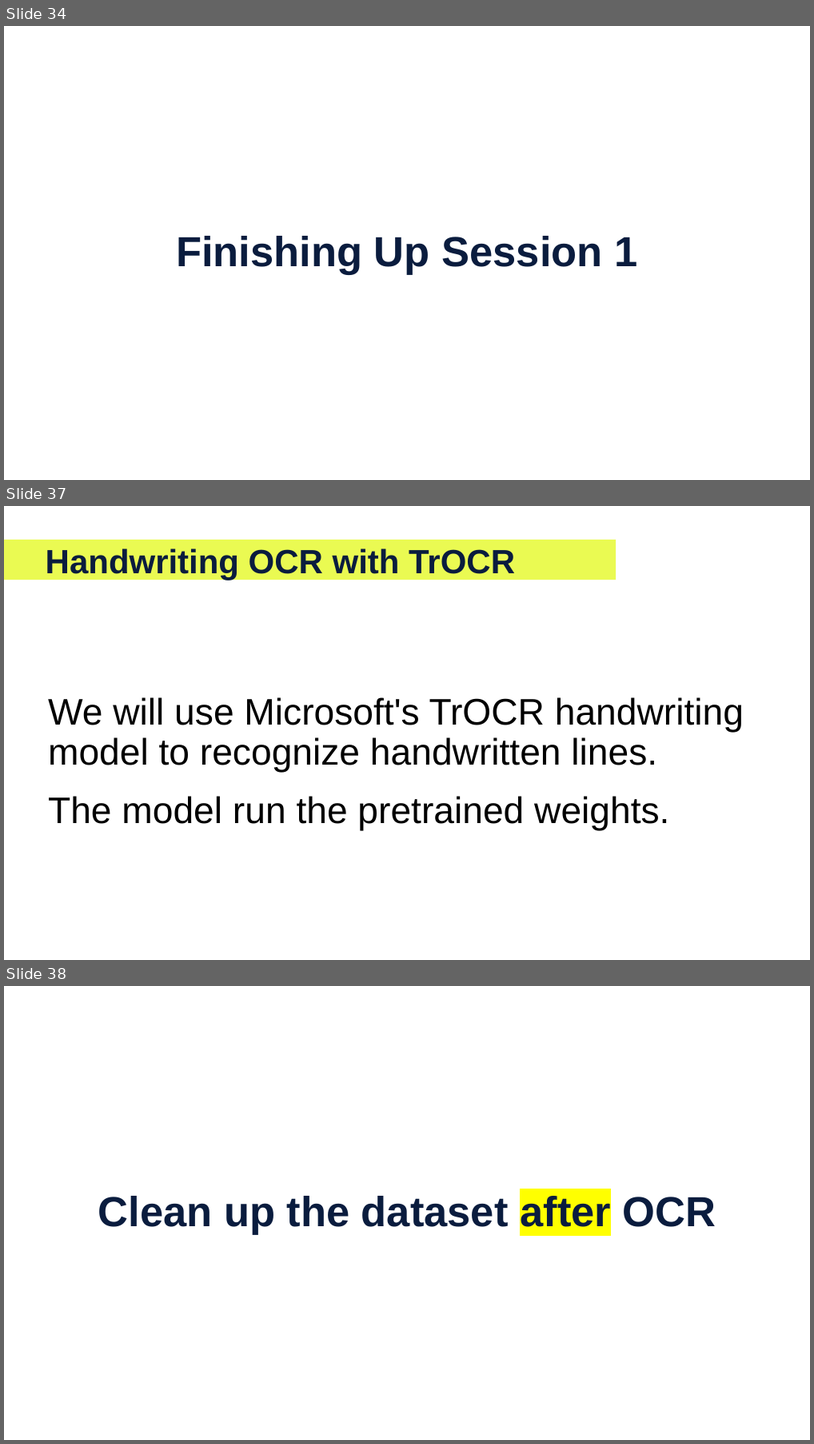
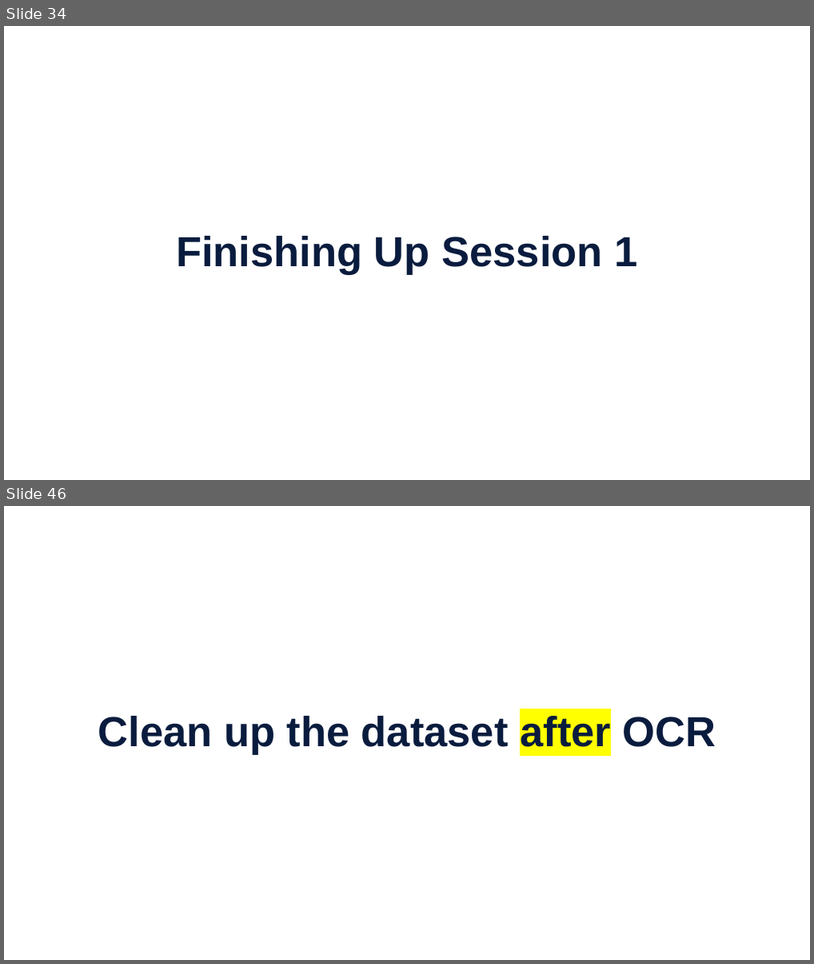
Before and after one commit to EFI-training/OCR-From-Images-To-Text, a slide deck: OCR-2026.pptx. Shown one above the other, each under a label of ours: slides 34, 37 and 38 before the commit, slides 34 and 46 after it; the slides between them are not shown. The pictures are 814x1444 and 814x964 pixels, drawn with LibreOffice and Linux fonts; fonts in the diff are those of the drawing; background and template pictures are left out. Boxes give left, top, right and bottom in pixels: in the first picture for what was removed or moved away, otherwise in the second. Text is boxed around its words. In the diff, an @@ line names an element or a change of style, - is before the commit and + after.

```diff
--- a/OCR-2026.pptx
+++ b/OCR-2026.pptx
@@ slide 37 removed at (4, 506, 810, 960), background #FFFFFF @@
@@ rectangle removed at (4, 540, 616, 580) @@
@@ title removed at (46, 548, 515, 580) @@
-Handwriting OCR with TrOCR
@@ text removed at (48, 697, 744, 831) @@
-We will use Microsoft's TrOCR handwriting model to recognize handwritten lines.
-The model run the pretrained weights.
@@ what was slide 38 is now slide 46 @@
```
Also in this commit, not shown: 2 slides changed, 9 slides added, 4 other files.
